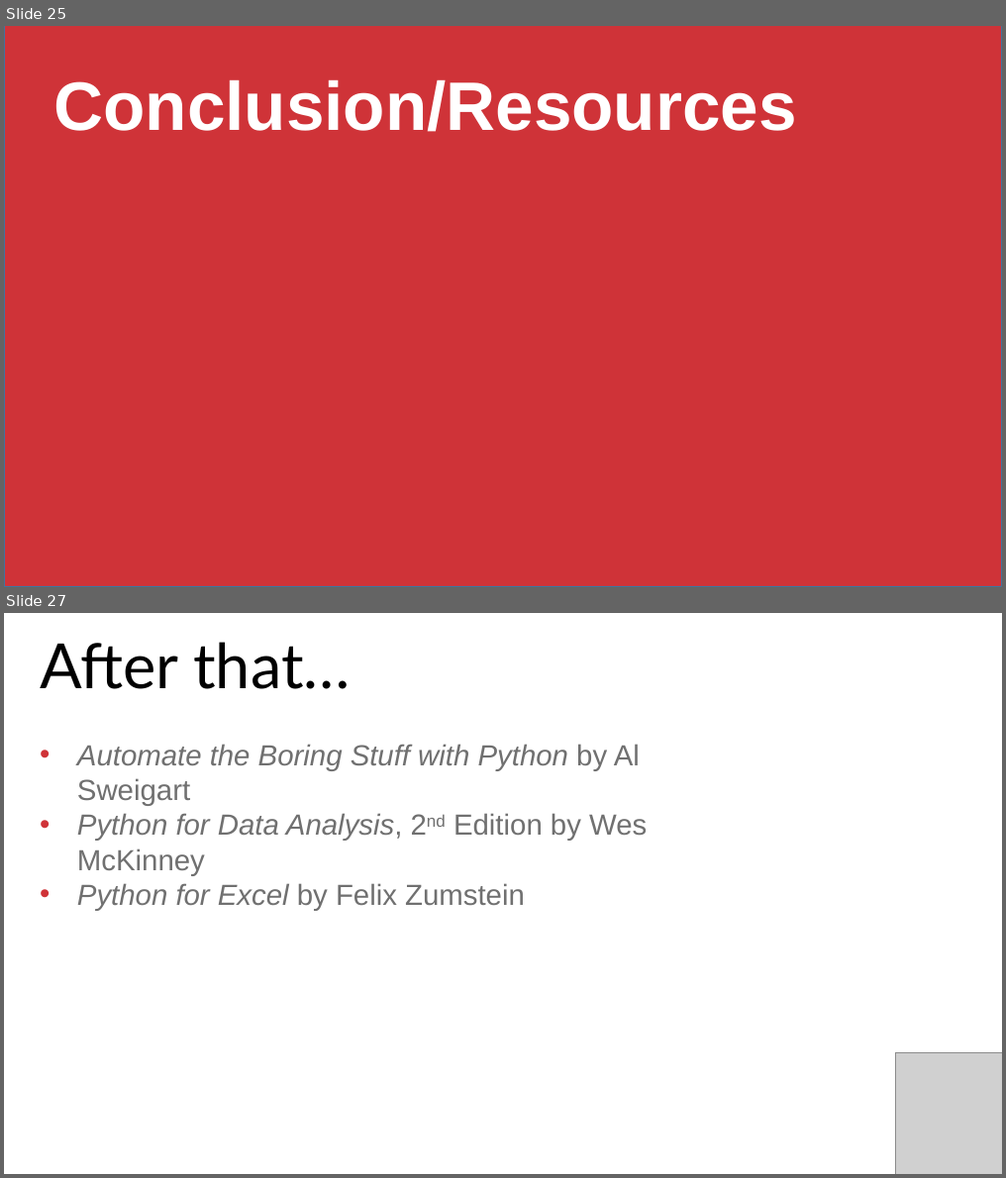
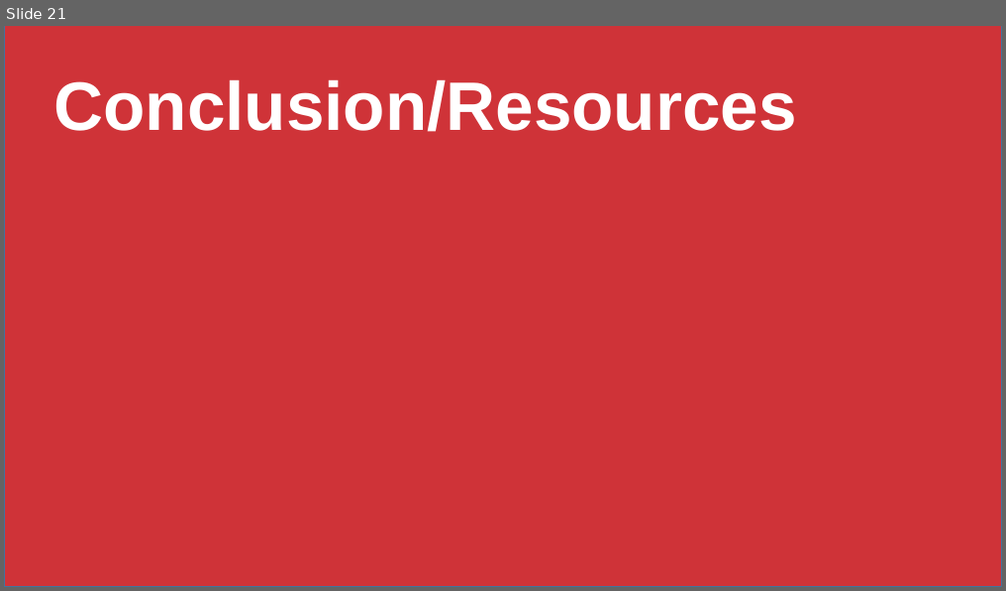
Before and after one commit to stringfestdata/aina-getting-started-python, a slide deck: five-things-excel-python.pptx. Shown one above the other, each under a label of ours: slides 25 and 27 before the commit, slide 21 after it; the slides between them are not shown. The pictures are 1006x1178 and 1006x591 pixels, drawn with LibreOffice and Linux fonts; fonts in the diff are those of the drawing; grey boxes stand for pictures. Boxes give left, top, right and bottom in pixels: in the first picture for what was removed or moved away, otherwise in the second. Text is boxed around its words. In the diff, an @@ line names an element or a change of style, - is before the commit and + after.

```diff
--- a/five-things-excel-python.pptx
+++ b/five-things-excel-python.pptx
@@ slide 27 removed at bbox=[4, 613, 1002, 1174], background #FFFFFF @@
@@ text removed at bbox=[40, 642, 350, 689] @@
-After that…
@@ text removed at bbox=[77, 744, 647, 911] @@
-• Automate the Boring Stuff with Python by Al Sweigart
-• Python for Data Analysis, 2nd Edition by Wes McKinney
-• Python for Excel by Felix Zumstein
@@ picture removed at bbox=[896, 1053, 1002, 1174] @@
@@ what was slide 25 is now slide 21 @@
```
Also in this commit, not shown: 3 slides changed, 5 slides added, 8 other slides removed, 9 other files.
